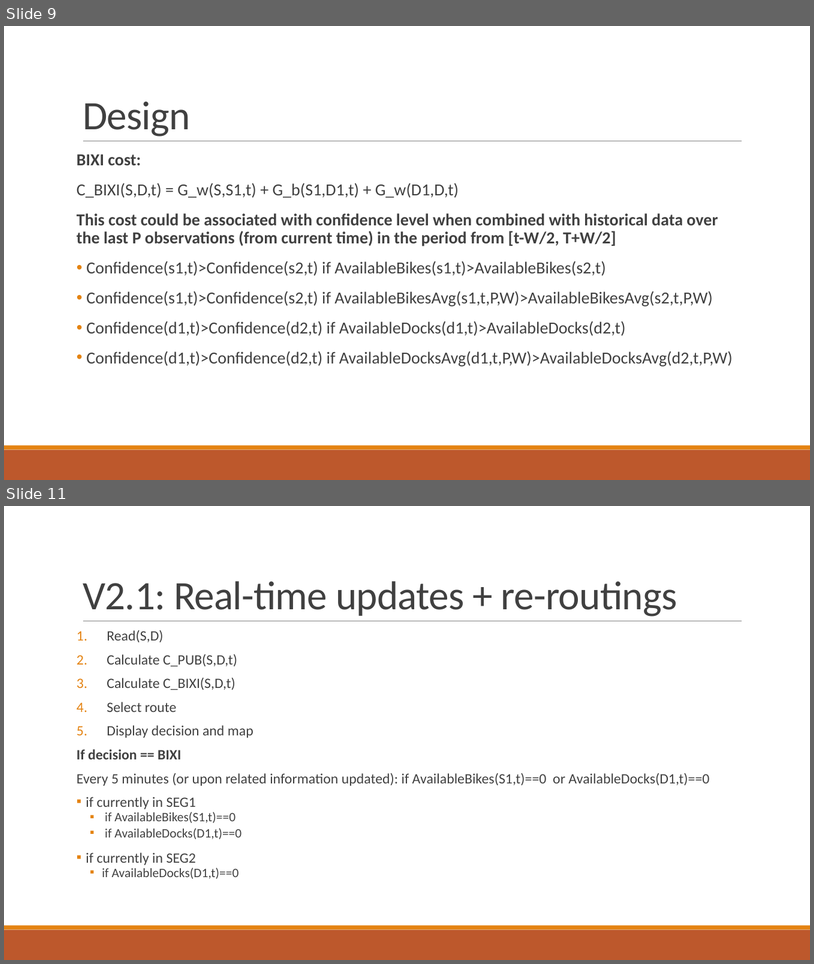
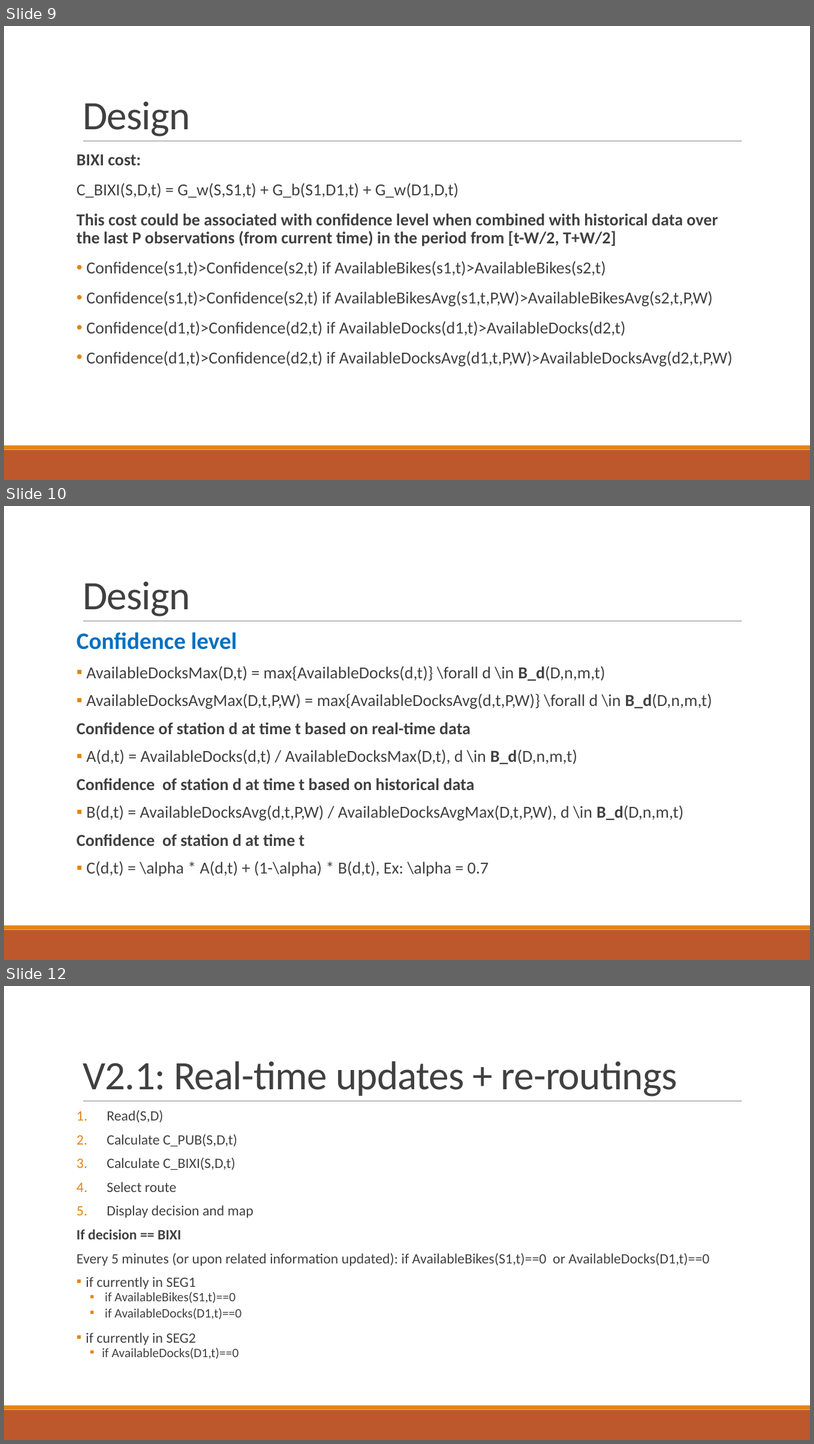
Before and after one commit to nqdao/PHAST, a slide deck: SAVI - Design Camp 2015.pptx. Shown one above the other, each under a label of ours: slides 9 and 11 before the commit, slides 9, 10 and 12 after it; the slides between them are not shown. The pictures are 814x964 and 814x1444 pixels, drawn with LibreOffice and Linux fonts; fonts in the diff are those of the drawing. Boxes give left, top, right and bottom in pixels: in the first picture for what was removed or moved away, otherwise in the second. Text is boxed around its words. In the diff, an @@ line names an element or a change of style, - is before the commit and + after.

```diff
--- a/SAVI - Design Camp 2015.pptx
+++ b/SAVI - Design Camp 2015.pptx
@@ slide 10 added at (4,506,810,960), background #FFFFFF; not listed: 3 template elements that a slide beside it also shows @@
@@ title added at (83,582,191,616), 48 pt, text #404040 @@
+Design
@@ text added at (77,632,713,876), 20 pt, text #404040 @@
+Confidence level
+▪ AvailableDocksMax(D,t) = max{AvailableDocks(d,t)} \forall d \in B_d(D,n,m,t)
+▪ AvailableDocksAvgMax(D,t,P,W) = max{AvailableDocksAvg(d,t,P,W)} \forall d \in B_d(D,n,m,t)
+Confidence of station d at time t based on real-time data
+▪ A(d,t) = AvailableDocks(d,t) / AvailableDocksMax(D,t), d \in B_d(D,n,m,t)
+Confidence of station d at time t based on historical data
+▪ B(d,t) = AvailableDocksAvg(d,t,P,W) / AvailableDocksAvgMax(D,t,P,W), d \in B_d(D,n,m,t)
+Confidence of station d at time t
+▪ C(d,t) = \alpha * A(d,t) + (1-\alpha) * B(d,t), Ex: \alpha = 0.7
@@ what was slide 11 is now slide 12 @@
```
Also in this commit, not shown: 1 slide changed, 2 other files.
